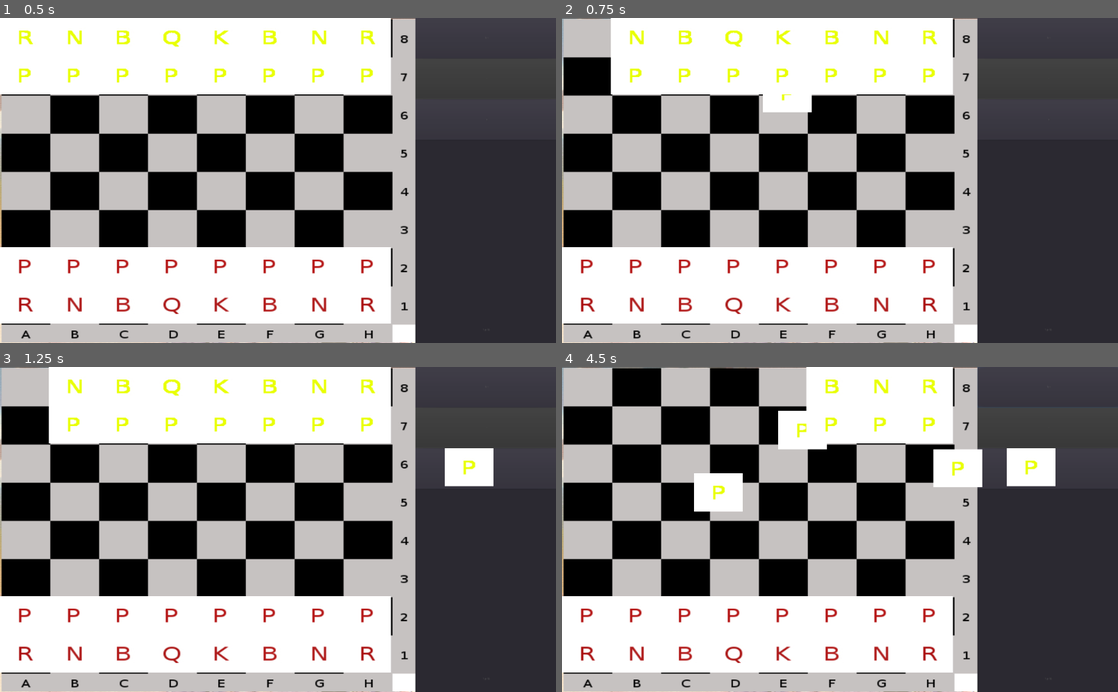
Above: before the commit, frames 1-4 (two rows, left to right).
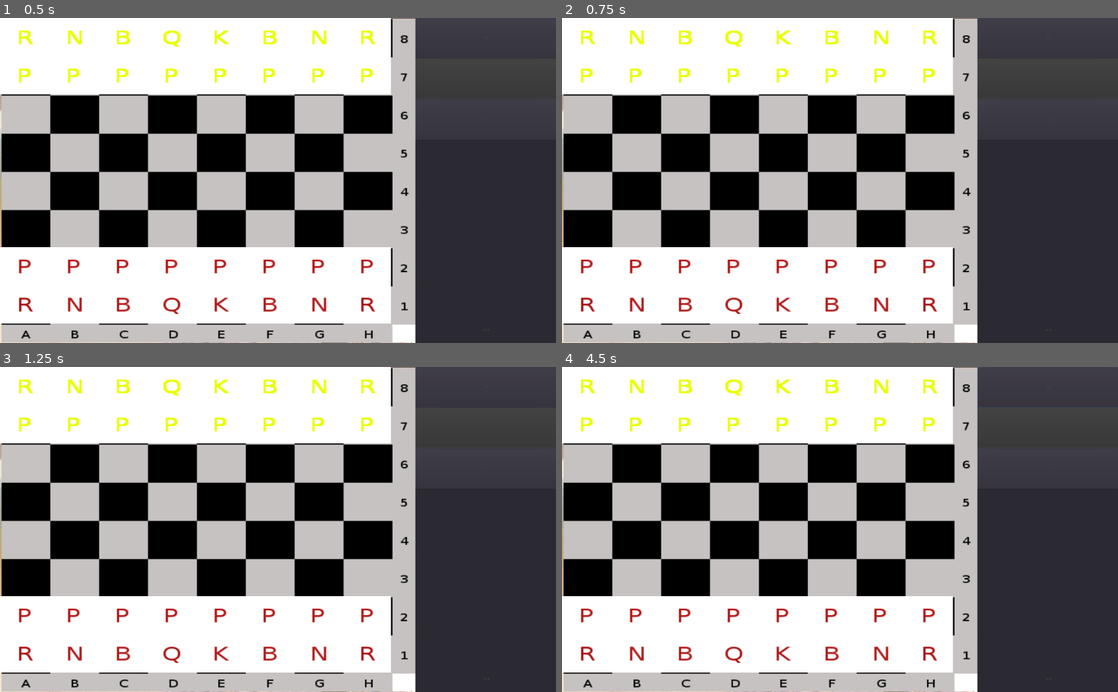
Above: after the commit, the same moments.

Repository: HoeMia/Godot_Chess
Game: Godot game, scene res://Game.tscn
Same seed, same stepped clock (60 frames per second), same inputs: the game is played once before the commit and once after it.
Inputs (mouse positions are in pixels of both pictures, inside the frame that each line leads up to):
- Up to frame 1 (0.5 s): no input
- Up to frame 2 (0.75 s): tap Enter at 0.5 s; drag from (634, 76) to (895, 109) at 0.52 s
- Up to frame 3 (1.25 s): no input
- Up to frame 4 (4.5 s): click "Reset" at 1.25 s; drag from (684, 425) to (812, 594) at 2.02 s; move the mouse to (734, 425) at 2.77 s; click (734, 425) at 2.92 s; drag from (784, 425) to (673, 480) at 3.52 s; drag from (828, 425) to (867, 529) at 4.27 s

Frame 1 is identical in both runs. In frame 2, 2.6% of the frame differs, in the area x 0-45%, y 0-30%; in frame 3, 3.1%; in frame 4, 13%, in the area x 0-89%, y 0-45%.

Commit message:
Added piece moving mechanics and placing on tiles

Diff:
--- a/Board.tscn
+++ b/Board.tscn
@@ -1,11 +1,20 @@
-[gd_scene load_steps=3 format=2]
+[gd_scene load_steps=4 format=2]
 
 [ext_resource path="res://graphics/Board.jpg" type="Texture" id=1]
 [ext_resource path="res://scripts/Board.gd" type="Script" id=2]
 
-[node name="Board" type="Node2D"]
+[sub_resource type="RectangleShape2D" id=1]
+extents = Vector2( 257.368, 128.816 )
+
+[node name="Board" type="KinematicBody2D"]
+input_pickable = true
 script = ExtResource( 2 )
 
 [node name="Board" type="Sprite" parent="."]
 position = Vector2( 272.833, 273 )
 texture = ExtResource( 1 )
+
+[node name="CollisionShape2D" type="CollisionShape2D" parent="."]
+position = Vector2( 256, 256 )
+scale = Vector2( 1, 2 )
+shape = SubResource( 1 )
--- a/Piece.tscn
+++ b/Piece.tscn
@@ -12,5 +12,4 @@
 [node name="Piece" type="Sprite" parent="."]
 
 [node name="CollisionShape2D" type="CollisionShape2D" parent="."]
-position = Vector2( 64, 64 )
 shape = SubResource( 1 )
--- a/scripts/Board.gd
+++ b/scripts/Board.gd
@@ -9,6 +9,11 @@
 var PointScript
 var PieceConstantsPath
 var board
+var heldPiece
+var heldTile
+var rowNumbers
+var columnLetters
+var isWhiteMove
 
 func init():
 	loadScripts()
@@ -20,6 +25,9 @@
 	tileWidth = 64
 	whiteRowHeight = 448
 	blackRowHeight = 0
+	rowNumbers = [ 1, 2, 3, 4, 5, 6, 7, 8 ]
+	columnLetters = [ 'A', 'B', 'C', 'D', 'E', 'F', 'G', 'H' ]
+	isWhiteMove = true
 
 func loadScripts():
 	TileScript = preload( "res://scripts/Tile.gd" )
@@ -34,10 +42,10 @@
 	board = [
 		initFirstRow( PieceConstantsPath.PieceColor.Black ),
 		initSecondRow( PieceConstantsPath.PieceColor.Black ),
-		initBlankRow(),
-		initBlankRow(),
-		initBlankRow(),
-		initBlankRow(),
+		initBlankRow( 5 ),
+		initBlankRow( 4 ),
+		initBlankRow( 3 ),
+		initBlankRow( 2 ),
 		initSecondRow ( PieceConstantsPath.PieceColor.White ),
 		initFirstRow( PieceConstantsPath.PieceColor.White )
 	]
@@ -46,11 +54,19 @@
 	var row = []
 	for i in range( 8 ):
 		var point = createFirstRowPoint( i, isWhite )
-		var piece = getPieceForGivenColumnFirstRow( i, point, isWhite )
-		row.push_back( piece )
+		var rowIndex = 0 if isWhite else 7
+		var tile = createTileForGivenPoint( point, rowIndex, i )
+		var piece = getPieceForGivenColumnFirstRow( i, tile, isWhite )
+		tile.setPiece( piece )
+		row.push_back( tile )
 	return row
 
-func getPieceForGivenColumnFirstRow( column, point, isWhite ):
+func createTileForGivenPoint( point, row, column ):
+	var tile = TileScript.new( point.get_left_top_x(), point.get_left_top_y(),
+	 rowNumbers[row], columnLetters[column], tileWidth, tileWidth )
+	return tile
+
+func getPieceForGivenColumnFirstRow( column, tile, isWhite ):
 	var piece = PieceScene.instance()
 	var pieceType
 	match( column ):
@@ -64,19 +80,33 @@
 			pieceType = PieceConstantsPath.PieceType.Queen
 		4:
 			pieceType = PieceConstantsPath.PieceType.King
-	piece.init( point, isWhite, pieceType )
+	piece.init( isWhite, pieceType, tile )
 	return piece
 
 func initSecondRow( isWhite ):
 	var row = []
 	for i in range( 8 ):
 		var point = createSecondRowPoint( i, isWhite )
-		var pawn = createPawn( point, isWhite )
-		row.push_back( pawn )
+		var rowIndex = 1 if isWhite else 6
+		var tile = createTileForGivenPoint( point, rowIndex, i )
+		var pawn = createPawn( tile, isWhite )
+		tile.setPiece( pawn )
+		row.push_back( tile )
 	return row
 
-func initBlankRow():
-	return [null, null, null, null, null, null, null, null]
+func initBlankRow( rowNumber ):
+	var row = []
+	var point = createBlankRowFirstPoint( rowNumber )
+	for i in range(8):
+		var tile = createTileForGivenPoint( point, rowNumber, i )
+		point.top_left_x += tileWidth
+		row.push_back( tile )
+	return row
+
+func createBlankRowFirstPoint( i ):
+	var rowHeight = whiteRowHeight - tileWidth*i
+	var point = PointScript.new( 0, rowHeight )
+	return point
 
 func createSecondRowPoint( i, isWhite ):
 	var rowHeight = 0
@@ -84,7 +114,7 @@
 		rowHeight = whiteRowHeight - tileWidth
 	else:
 		rowHeight = blackRowHeight + tileWidth
-	var point = PointScript.new( i*tileWidth + tileWidth/2, rowHeight + tileWidth/2 )
+	var point = PointScript.new( i*tileWidth, rowHeight )
 	return point
 
 func createFirstRowPoint( i, isWhite ):
@@ -93,17 +123,73 @@
 		rowHeight = whiteRowHeight
 	else:
 		rowHeight = blackRowHeight
-	var point = PointScript.new( i*tileWidth + tileWidth/2, rowHeight + tileWidth/2 )
+	var point = PointScript.new( i*tileWidth, rowHeight )
 	return point
 
-func createPawn( point, isWhite ):
+func createPawn( tile, isWhite ):
 	var piece = PieceScene.instance()
 	var pieceType = PieceConstantsPath.PieceType.Pawn
-	piece.init( point, isWhite, pieceType )
+	piece.init( isWhite, pieceType, tile )
 	return piece
 
 func loadPieces():
 	for row in board:
-		for piece in row:
-			if( piece != null ):
-				add_child(piece)
+		for tile in row:
+			if( tile.hasPiece() ):
+				add_child( tile.getPiece() )
+
+func _input_event(_viewport, event, _shape_idx):
+	if event is InputEventMouseButton:
+		var t_point = getScaledPointFromMousePosEvent( event )
+		var t_tile = findClickedTile( t_point )
+		if event.button_index == BUTTON_LEFT and t_tile != null:
+			if event.pressed and t_tile.hasPiece() and canPlayerPickPiece( t_tile.getPiece() ):
+				startMovingPiece( t_tile, event )
+			elif heldPiece != null:
+				dropMovingPiece( t_tile )
+
+func getScaledPointFromMousePosEvent( event ):
+	var mousepos = event.position
+	var scaledMousepos = PieceConstantsPath.getMouseScaledPos( mousepos )
+	var t_point = PointScript.new( scaledMousepos.x, scaledMousepos.y )
+	return t_point
+
+func startMovingPiece( t_tile, event ):
+	heldTile = t_tile
+	heldPiece = t_tile.getPiece()
+	heldPiece.setPressed( event.pressed )
+
+func dropMovingPiece( newTile ):
+	heldPiece.setPressed( false )
+	if canHeldPieceMoveToTile( newTile ):
+		movePieceToNewTile( newTile )
+		changePlayer()
+	heldPiece.resetPositionToTile()
+	heldTile = null
+	heldPiece = null
+
+
+func findClickedTile( t_point ):
+	for row in board:
+		for tile in row:
+			if tile.isPointInsideTile( t_point ):
+				print("mouse inside tile ", tile.verticalLetter, tile.horizontalNumber)
+				return tile
+
+func movePieceToNewTile( newTile ):
+	heldTile.removePiece()
+	newTile.setPiece( heldPiece )
+	heldPiece.setTile( newTile )
+
+func canPlayerPickPiece( piece ):
+	if isWhiteMove and piece.isWhite:
+		return true
+	if not( isWhiteMove ) and not( piece.isWhite ):
+		return true
+	return false
+
+func canHeldPieceMoveToTile( newTile ):
+	return true
+
+func changePlayer():
+	isWhiteMove = not( isWhiteMove )
--- a/scripts/Game.gd
+++ b/scripts/Game.gd
@@ -1,7 +1,6 @@
 extends Node2D
 
 var isGameOn
-var isWhiteMove
 onready var gameBoard = get_node( "Back/Board" )
 
 func _ready():
@@ -10,8 +9,4 @@
 
 
 func init():
-	isWhiteMove = true
 	isGameOn = true
-
-func changePlayer():
-	isWhiteMove = !isWhiteMove
--- a/scripts/Piece.gd
+++ b/scripts/Piece.gd
@@ -7,24 +7,31 @@
 var pieceTexture
 var texturePath
 var drag_enabled
+var tile
+var pieceWidth
 
-func init( t_point, t_isWhite, t_pieceType ):
+func init( t_isWhite, t_pieceType, t_tile ):
 	loadScripts()
-	setVariables( t_point, t_isWhite )
+	setVariables( t_isWhite, t_tile )
 	setTexturePath( t_pieceType, t_isWhite )
 	loadTexture()
 	setTexture()
-	setPosition()
+	setTileRelatedPosition()
 
 
 func loadScripts():
 	PointScript = preload( "res://scripts/Point.gd" )
 	PieceConstantsPath = preload( "res://scripts/PieceConstants.gd" )
 
-func setVariables( t_point, t_isWhite ):
+func setVariables( t_isWhite, t_tile ):
 	isWhite = t_isWhite
-	point = t_point
+	tile = t_tile
 	drag_enabled = false
+	point = PointScript.new( 0, 0 )
+	pieceWidth = 64
+
+func setTile( newTile ):
+	tile = newTile
 
 func setTexturePath( t_pieceType, t_isWhite ):
 	match( t_pieceType ):
@@ -41,9 +48,14 @@
 		PieceConstantsPath.PieceType.King:
 			SetKingTexturePath( t_isWhite )
 
-func setPosition():
-	position.x = point.top_left_x
-	position.y = point.top_left_y
+func setTileRelatedPosition():
+	var t_point = tile.getPoint()
+	position.x = t_point.get_left_top_x() + pieceWidth/2
+	position.y = t_point.get_left_top_y() + pieceWidth/2
+
+func setMouseRelativePosition():
+	position.x = point.get_left_top_x()
+	position.y = point.get_left_top_y()
 
 func SetPawnTexturePath( t_isWhite ):
 	if( t_isWhite ):
@@ -87,31 +99,26 @@
 func setTexture():
 	$"Piece".set_texture( pieceTexture )
 
-func onDragStart():
-	pass
 
-func onDrop():
-	pass
-
-func isMoveValid():
-	pass
-
-func _input(event):
-	if event is InputEventMouseButton:
-		if event.button_index == BUTTON_LEFT and not event.pressed:
-			drag_enabled = false
-
-func _input_event(viewport, event, shape_idx):
-	if event is InputEventMouseButton:
-		if event.button_index == BUTTON_LEFT:
-			drag_enabled = event.pressed
-
-func _process(delta):
+func _process( _delta ):
 	if drag_enabled:
 		changePoint()
-		setPosition()
+		setMouseRelativePosition()
 
 func changePoint():
 	var mousepos = get_viewport().get_mouse_position()
-	point.top_left_x = mousepos.x
-	point.top_left_y = mousepos.y
+	var scaledMousepos = PieceConstantsPath.getMouseScaledPos( mousepos )
+	point.top_left_x = scaledMousepos.x
+	point.top_left_y = scaledMousepos.y
+
+func setPressed( isPressed ):
+	drag_enabled = isPressed
+
+func resetPositionToTile():
+	setTileRelatedPosition()
+
+func getPossibleMoves():
+	pass
+
+func canMoveToTile( newTile ):
+	return true
--- a/scripts/PieceConstants.gd
+++ b/scripts/PieceConstants.gd
@@ -11,3 +11,10 @@
 		Queen,
 		King
 }
+
+static func getMouseScaledPos( mousepos ):
+	var x_scale = 512.0/720.0
+	var y_scale = 512.0/565.0
+	mousepos.x *= x_scale
+	mousepos.y *= y_scale
+	return mousepos
--- a/scripts/Tile.gd
+++ b/scripts/Tile.gd
@@ -1,61 +1,68 @@
-class Tile:
-	var PointScript
-	var point
-	var piece
-	var width
-	var height
-	var horizontalNumber
-	var verticalLetter
+var PointScript
+var point
+var piece
+var width
+var height
+var horizontalNumber
+var verticalLetter
 
-	func _init( top_left_x, top_left_y, t_horizontalNumber, t_verticalLetter,
-				 t_width, t_height, t_piece = null ):
-		loadPointScript()
-		setPiece( t_piece )
-		setPointCoords( top_left_x, top_left_y )
-		setTileSize( t_width, t_height )
-		setTileSigns( t_horizontalNumber, t_verticalLetter )
+func _init( top_left_x, top_left_y, t_horizontalNumber, t_verticalLetter,
+			 t_width, t_height, t_piece = null ):
+	loadPointScript()
+	setPiece( t_piece )
+	setPointCoords( top_left_x, top_left_y )
+	setTileSize( t_width, t_height )
+	setTileSigns( t_horizontalNumber, t_verticalLetter )
 
-	func setTileSigns( t_horizontalNumber, t_verticalLetter ):
-		horizontalNumber = t_horizontalNumber
-		verticalLetter = t_verticalLetter
+func setTileSigns( t_horizontalNumber, t_verticalLetter ):
+	horizontalNumber = t_horizontalNumber
+	verticalLetter = t_verticalLetter
 
-	func setPointCoords( top_left_x, top_left_y ):
-		setPoint(PointScript.Point.new( top_left_x, top_left_y ))
+func setPointCoords( top_left_x, top_left_y ):
+	setPoint(PointScript.new( top_left_x, top_left_y ))
 
-	func setPoint( t_point ):
-		point = t_point
+func setPoint( t_point ):
+	point = t_point
 
-	func getPoint():
-		return point
+func getPoint():
+	return point
 
-	func setPiece( t_piece ):
-		piece = t_piece
+func setPiece( t_piece ):
+	piece = t_piece
 
-	func removePiece():
-		piece = null
+func removePiece():
+	piece = null
 
-	func loadPointScript():
-		PointScript = preload( "res://scripts/Point.gd" )
+func hasPiece():
+	if ( piece != null ):
+		return true
+	return false
 
-	func setTileSize( t_width, t_height ):
-		width = t_width
-		height = t_height
+func getPiece():
+	return piece
 
-	func isPointInsideTile( t_point ):
-		if(isPointInsideVertically( t_point ) and isPointInsideHorizontally( t_point )):
-			return true
-		return false
+func loadPointScript():
+	PointScript = preload( "res://scripts/Point.gd" )
 
-	func isPointInsideVertically( t_point ):
-		var self_y = point.get_left_top_y()
-		var passed_y = t_point.get_left_top_y()
-		if( passed_y > self_y and passed_y < ( self_y + height ) ):
-			return true
-		return false
+func setTileSize( t_width, t_height ):
+	width = t_width
+	height = t_height
 
-	func isPointInsideHorizontally( t_point ):
-		var self_x = point.get_left_top_x()
-		var passed_x = t_point.get_left_top_x()
-		if( passed_x > self_x and passed_x < ( self_x + width ) ):
-			return true
-		return false
+func isPointInsideTile( t_point ):
+	if(isPointInsideVertically( t_point ) and isPointInsideHorizontally( t_point )):
+		return true
+	return false
+
+func isPointInsideVertically( t_point ):
+	var self_y = point.get_left_top_y()
+	var passed_y = t_point.get_left_top_y()
+	if( passed_y > self_y and passed_y < ( self_y + height ) ):
+		return true
+	return false
+
+func isPointInsideHorizontally( t_point ):
+	var self_x = point.get_left_top_x()
+	var passed_x = t_point.get_left_top_x()
+	if( passed_x > self_x and passed_x < ( self_x + width ) ):
+		return true
+	return false
